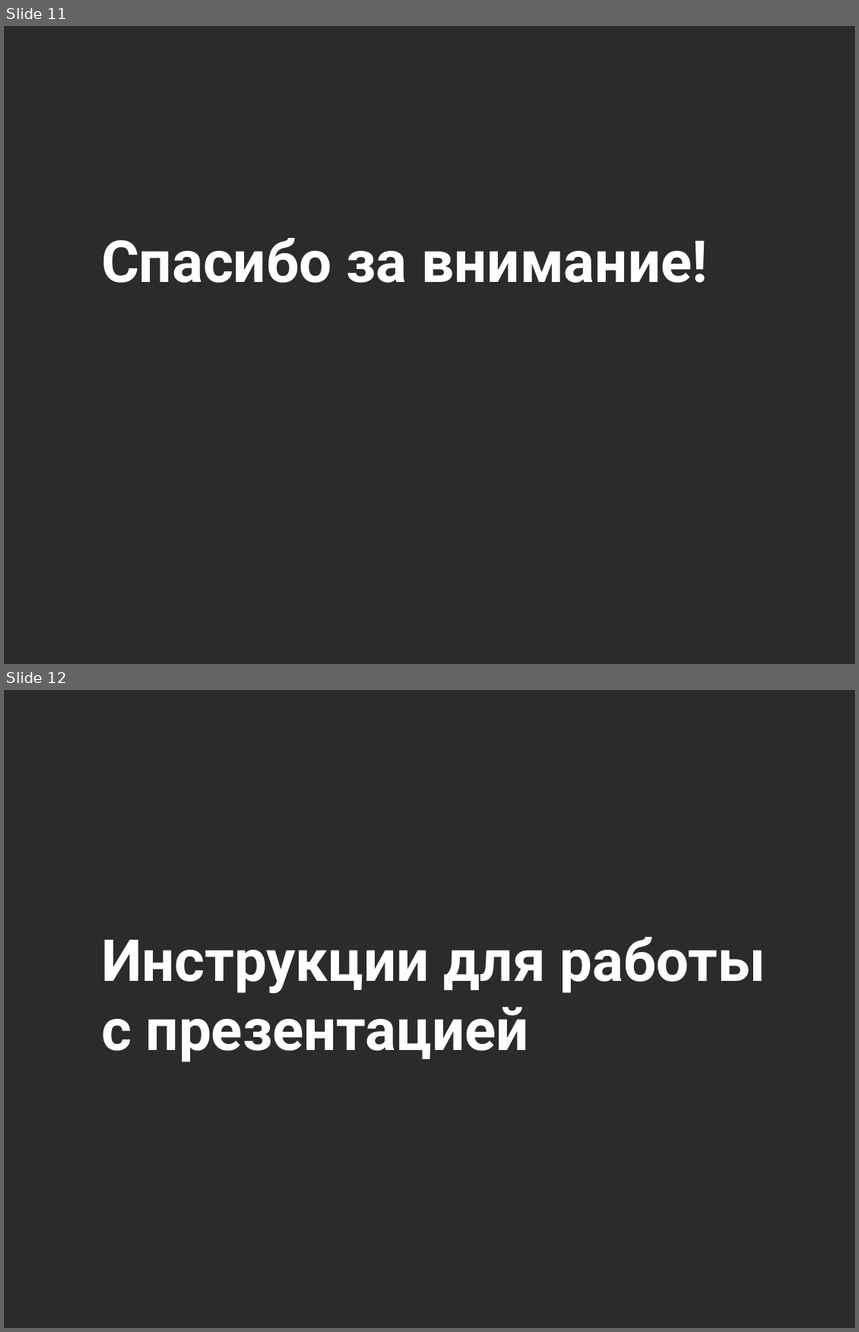
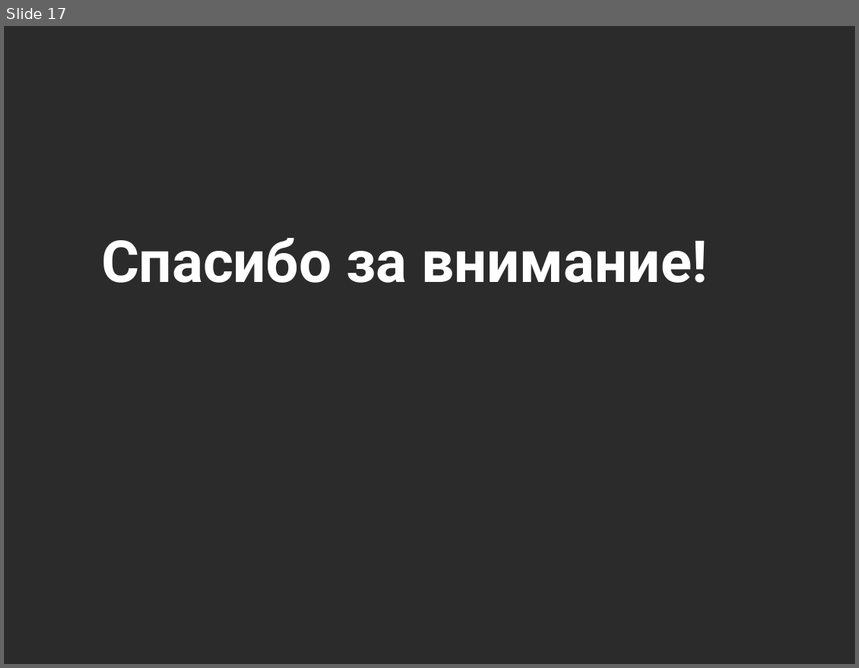
Before and after one commit to MichaelNS/otus_micro_arch, a slide deck: project/Защита проекта_синяя.pptx. Shown one above the other, each under a label of ours: slides 11 and 12 before the commit, slide 17 after it. The pictures are 859x1332 and 859x668 pixels, drawn with LibreOffice and Linux fonts; fonts in the diff are those of the drawing; background and template pictures are left out; a plain dark background stands for a picture behind light text. Boxes give left, top, right and bottom in pixels: in the first picture for what was removed or moved away, otherwise in the second. Text is boxed around its words. In the diff, an @@ line names an element or a change of style, - is before the commit and + after.

```diff
--- a/project/Защита проекта_синяя.pptx
+++ b/project/Защита проекта_синяя.pptx
@@ slide 12 removed at <box>4,690,855,1328</box>, background picture (left out) @@
@@ text removed at <box>101,937,766,1062</box> @@
-Инструкции для работы
-с презентацией
@@ what was slide 11 is now slide 17 @@
```
Also in this commit, not shown: 6 slides changed, 6 slides added, 7 other slides removed, 17 other files.
